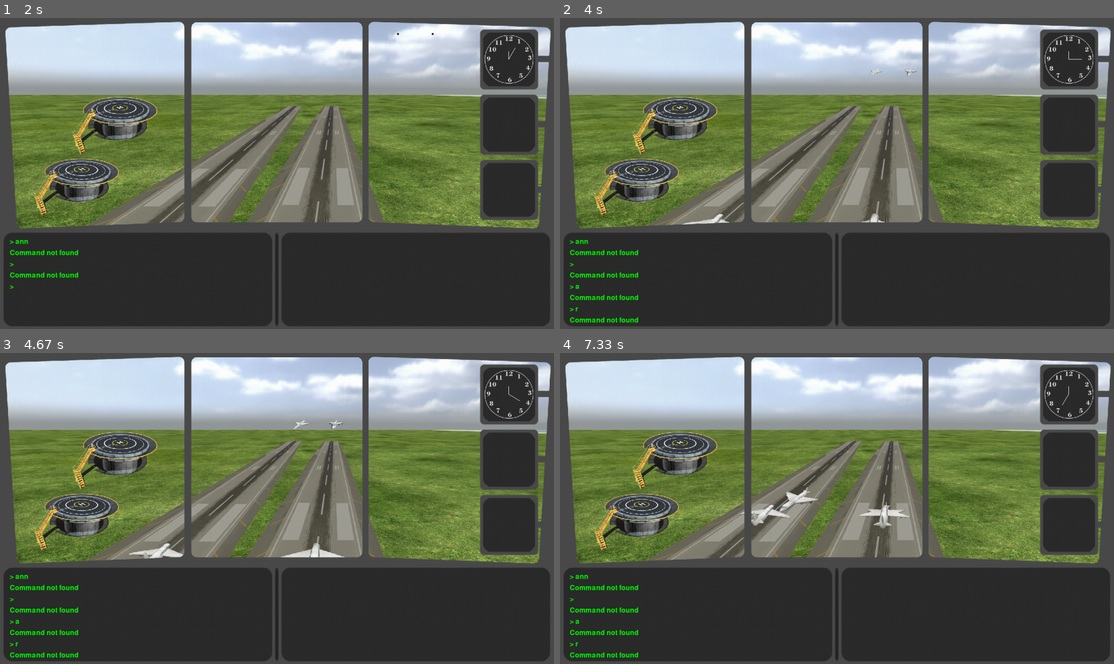
Above: before the commit, frames 1-4 (two rows, left to right).
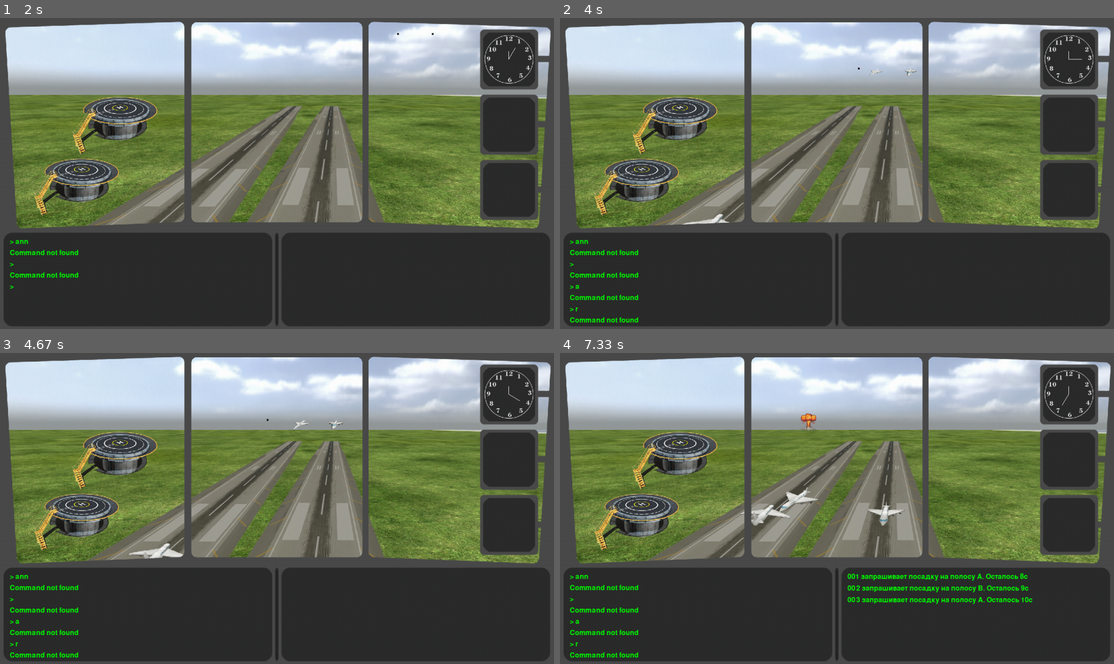
Above: after the commit, the same moments.

Repository: Calrission/AirportDispatcherPygame
Game: pygame game, started from main.py
Same seed, same stepped clock (60 frames per second), same inputs: the game is played once before the commit and once after it.
Inputs:
- Up to frame 1 (2 s): type "ann" at 0.33 s; tap Enter at 0.67, 0.88 s
- Up to frame 2 (4 s): type "a" at 2.32 s; tap Enter at 2.45, 3 s; type "r" at 2.87 s
- Up to frame 3 (4.67 s): no input
- Up to frame 4 (7.33 s): no input

Frame 1 is identical in both runs. In frame 2, less than 0.1% of the frame differs, in the area x 53-59%, y 15-66%; in frame 3, 0.2%; in frame 4, 1.3%, in the area x 43-86%, y 19-81%.

Commit message:
made tasks from идеи.txt

Diff:
--- a/AircraftController.py
+++ b/AircraftController.py
@@ -2,6 +2,7 @@
 from Animation.PlaneAnimationLandB import PlaneAnimationLandB
 from Animation.PlaneAnimationTakeOffA import PlaneAnimationTakeOffA
 from Animation.PlaneAnimationTakeOffB import PlaneAnimationTakeOffB
+from Animation.PlaneAnimationFall import PlaneAnimationFall
 from SmartScreen import SmartScreen
 from Sprites.FlyTransport import FlyTransport
 from Sprites.Plane import Plane
@@ -35,8 +36,13 @@
         elif runWay == 'B':
             aircraft.animation = PlaneAnimationTakeOffB(aircraft)
 
-    def add_new_plane(self, smart_screen: SmartScreen) -> Plane:
-        plane = Plane.get_instance(0, 0)
+    def fall(self, aircraft: FlyTransport):
+        if aircraft not in self.aircrafts:
+            raise ValueError("aircraft not exist in controller")
+        aircraft.animation = PlaneAnimationFall(aircraft)
+
+    def add_new_plane(self, smart_screen: SmartScreen, Plane_ID:str) -> Plane:
+        plane = Plane.get_instance(0, 0, Plane_ID)
         smart_screen.add_sprite(plane)
         self.add_aircraft(plane)
         return plane
--- /dev/null
+++ b/Animation/PlaneAnimationFall.py
@@ -0,0 +1,39 @@
+import pygame
+
+from Animation.PlaneAnimation import PlaneAnimation
+from const import fps
+
+
+class PlaneAnimationFall(PlaneAnimation):
+    def __init__(self, plane):
+        super().__init__(plane)
+        self.velocity = [-5.0, 0.0]
+
+    def animate(self):
+        if self.frame == 0:
+            self.sprite.current_img = pygame.Surface((4, 4))
+            self.sprite.current_img.fill('black')
+            self.sprite.move(1280 - self.sprite.current_img.get_size()[0] - 80, 10)
+
+        if self.frame <= fps * 2:
+            self.sprite.x += self.velocity[0]
+            self.sprite.y += self.velocity[1]
+            self.velocity[0] += 0.010
+            self.velocity[1] += 0.015
+        elif fps * 2 < self.frame <= fps * 3:
+            self.sprite.x += self.velocity[0]
+            self.sprite.y += self.velocity[1]
+            self.velocity[0] += 0.027
+            self.velocity[1] += 0.015
+        elif fps * 3 < self.frame <= fps * 5:
+            self.sprite.x += self.velocity[0]
+            self.sprite.y += self.velocity[1]
+            self.velocity[1] += 0.015
+
+        if self.frame == fps * 5:
+            self.is_play = False
+
+            self.sprite.size = [40, 40]
+            self.sprite.x = self.sprite.x - self.sprite.size[0] // 2
+            self.sprite.y = self.sprite.y - self.sprite.size[1]
+            self.sprite.current_img = pygame.transform.scale(self.sprite.sprites[2][0], self.sprite.size)
--- a/Scenario/Scenario.py
+++ b/Scenario/Scenario.py
@@ -8,10 +8,10 @@
         self.scenario = []  # (id, runWay, type, elapsed_time)
 
     def add_land(self, id: str, runWay: chr, time=0):
-        self.scenario.append((id, runWay, 'L', time))
+        self.scenario.append((id, runWay, 'посадку на полосу', time))
 
     def add_take_off(self, id: str, runWay: chr, time=0):
-        self.scenario.append((id, runWay, 'O', time))
+        self.scenario.append((id, runWay, 'взлёт с полосы', time))
 
     def add_weather(self):
         pass
--- a/Sprites/MultiSprite.py
+++ b/Sprites/MultiSprite.py
@@ -22,7 +22,7 @@
 
 
     def changeSprite(self, img: str):
-        self.current_img  = self.sprites[self.sprites.index(img)]
+        self.sprite.current_img  = self.sprites[self.sprites.index(img)]
         self.size = self.current_img.get_size()
 
     def draw(self, screen: Surface):
--- a/Sprites/Plane.py
+++ b/Sprites/Plane.py
@@ -3,7 +3,7 @@
 
 class Plane(FlyTransport):
     @staticmethod
-    def get_instance(x, y):
+    def get_instance(x, y, ID, **kwargs):
         return Plane(x, y, [['Sprites/Airplane/LeftStrip/TakesOff.png',
                              'Sprites/Airplane/LeftStrip/TakeOff.png',
                              'Sprites/Airplane/LeftStrip/GoAway.png',
@@ -15,8 +15,12 @@
                              'Sprites/Airplane/RightStrip/TakesOff.png',
                              'Sprites/Airplane/RightStrip/GoIn.png',
                              'Sprites/Airplane/RightStrip/Landing.png',
-                             'Sprites/Airplane/RightStrip/Landed.png']])
+                             'Sprites/Airplane/RightStrip/Landed.png'],
+                             ['Sprites/Boom.png']
+                            ], ID, *kwargs)
 
-    def __init__(self, x: int, y: int, images: list, size=[0, 0], fuel=100, rateFuel=50, mass=10, landTime=10,
-                 takeOffTime=10):
+    def __init__(self, x: int, y: int, images: list, ID:str, size=[0, 0], fuel=100, rateFuel=50, mass=10, landTime=10,
+                 takeOffTime=10, capacity = 500):
         super().__init__(x, y, images, size, fuel, rateFuel, mass, landTime, takeOffTime)
+        self.ID = ID
+        self.capacity = capacity
--- a/Terminals/TerminalController.py
+++ b/Terminals/TerminalController.py
@@ -20,7 +20,7 @@
         if scenario.time % 10 == 0:
             for id, runWay, t, time in scenario.scenario:
                 if scenario.time >= time:
-                    self.output_terminal.add_aircraft(f'{id} запрашивает {t} с полосы {runWay}.', 10)
+                    self.output_terminal.add_aircraft(f'{id} запрашивает {t} {runWay}.', 10)
                     scenario.scenario.remove((id, runWay, t, time))
 
     def parse_event(self, event):
--- a/main.py
+++ b/main.py
@@ -30,10 +30,10 @@
     smart_screen.add_sprite(background_sprite)
 
     controller = AircraftController()
-    plane1 = controller.add_new_plane(smart_screen)
-    plane2 = controller.add_new_plane(smart_screen)
-    plane3 = controller.add_new_plane(smart_screen)
-    plane4 = controller.add_new_plane(smart_screen)
+    plane1 = controller.add_new_plane(smart_screen, '001')
+    plane2 = controller.add_new_plane(smart_screen, '002')
+    plane3 = controller.add_new_plane(smart_screen, '003')
+    plane4 = controller.add_new_plane(smart_screen, '004')
 
     smart_screen.add_sprite(frame_sprite)
     smart_screen.add_sprite(clock_sprite)
@@ -42,15 +42,21 @@
     controller.landing(plane2, 'B')
     controller.take_off(plane3, 'A')
     controller.take_off(plane4, 'B')
+    controller.fall(plane4)
 
     scenario = Scenario()
-    scenario.add_land('bort 1', 'A', 10 * fps)
-    scenario.add_land('bort 2', 'B', 18 * fps)
-    scenario.add_land('bort 3', 'A', 15 * fps)
+    scenario.add_land('001', 'A', 5 * fps)
+    scenario.add_land('002', 'B', 6 * fps)
+    scenario.add_land('003', 'A', 7 * fps)
+    scenario.add_take_off('004', 'A', 10 * fps)
 
-    scenario.add_take_off('bort 4', 'B', 9 * fps)
-    scenario.add_take_off('bort 5', 'A', 14 * fps)
-    scenario.add_take_off('bort 6', 'A', 16 * fps)
+    # scenario.add_land('bort 1', 'A', 10 * fps)
+    # scenario.add_land('bort 2', 'B', 18 * fps)
+    # scenario.add_land('bort 3', 'A', 15 * fps)
+    #
+    # scenario.add_take_off('bort 4', 'B', 9 * fps)
+    # scenario.add_take_off('bort 5', 'A', 14 * fps)
+    # scenario.add_take_off('bort 6', 'A', 16 * fps)
 
     # scenario.save('test.scen')
     #
--- a/Идеи.txt
+++ b/Идеи.txt
@@ -1,7 +1,7 @@
 Скорость ветра показать корнусным флагом
 https://yandex.ru/images/search?from=tabbar&text=ветроуказатель&pos=38&img_url=http%3A%2F%2Fvetroukazateli.ru%2Fupload%2Fiblock%2F7d4%2F8n3zgwz6p8m0k0ds4gt3fwa6sq1qpct8.png&rpt=simage&lr=20523
 
-Анимация падения самолёта при израсходывании топлива
-Добавить функцию в AircraftController для создания самолётов из сценария
-Пасажировместимость
-В Plane добавить id
+    Анимация падения самолёта при израсходывании топлива
+Добавить функцию в AircraftController для создания самолётов из сценария (возможгно уже есть add_new_plane)
+    Пасажировместимость
+    В Plane добавить id
Binary file added: Sprites/Boom.png
